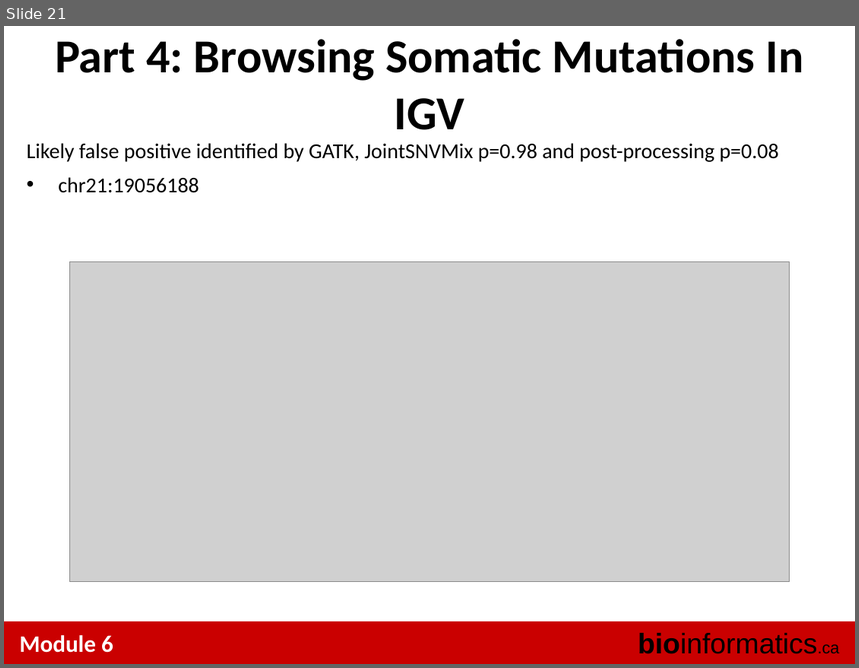
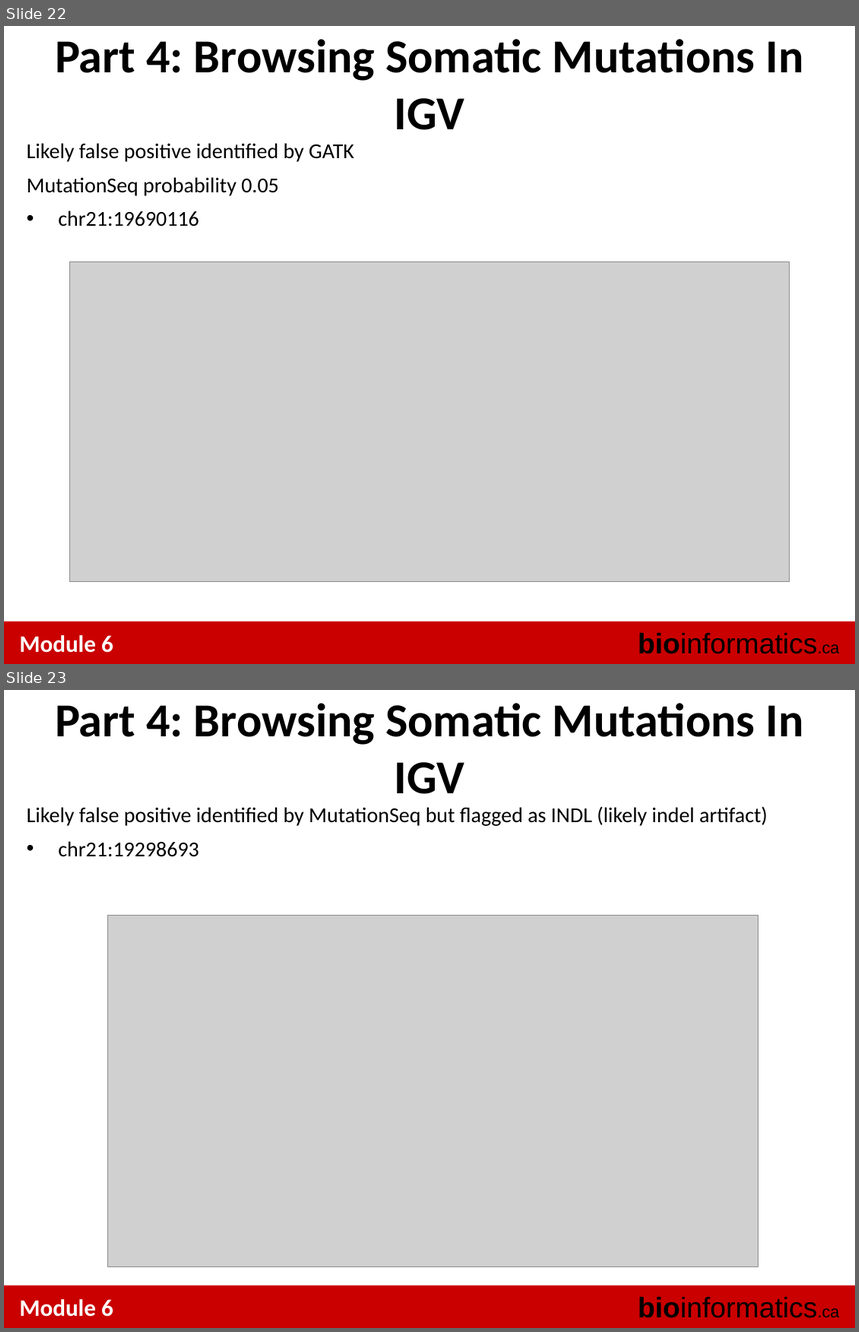
Before and after one commit to tinyheero/BICG-2016, a slide deck: snvs/content/BiCG_2012_Module6_Lab_shah.ppt. Shown one above the other, each under a label of ours: slide 21 before the commit, slides 22 and 23 after it. The pictures are 859x668 and 859x1332 pixels, drawn with LibreOffice and Linux fonts; fonts in the diff are those of the drawing; grey boxes stand for pictures. Boxes give left, top, right and bottom in pixels: in the first picture for what was removed or moved away, otherwise in the second. Text is boxed around its words. In the diff, an @@ line names an element or a change of style, - is before the commit and + after.

```diff
--- a/snvs/content/BiCG_2012_Module6_Lab_shah.ppt
+++ b/snvs/content/BiCG_2012_Module6_Lab_shah.ppt
@@ slide 23 added at <box>4,690,855,1328</box>, background #FFFFFF; not listed: 3 template elements that a slide beside it also shows @@
@@ text added at <box>55,703,804,794</box>, 40 pt, text #000000, bold @@
+Part 4: Browsing Somatic Mutations In IGV
@@ text added at <box>27,806,768,857</box>, 18 pt, text #000000 @@
+Likely false positive identified by MutationSeq but flagged as INDL (likely indel artifact)
+• chr21:19298693
@@ picture added at <box>108,916,758,1267</box> @@
@@ what was slide 21 is now slide 22 @@
@@ slide 22 changed as well @@
@@ text at <box>27,143,354,227</box>: text changed @@
-Likely false positive identified by GATK, JointSNVMix p=0.98 and post-processing p=0.08
-• chr21:19056188
+Likely false positive identified by GATK
+MutationSeq probability 0.05
+• chr21:19690116
```
Also in this commit, not shown: 5 other slides changed, 2 other slides added.
